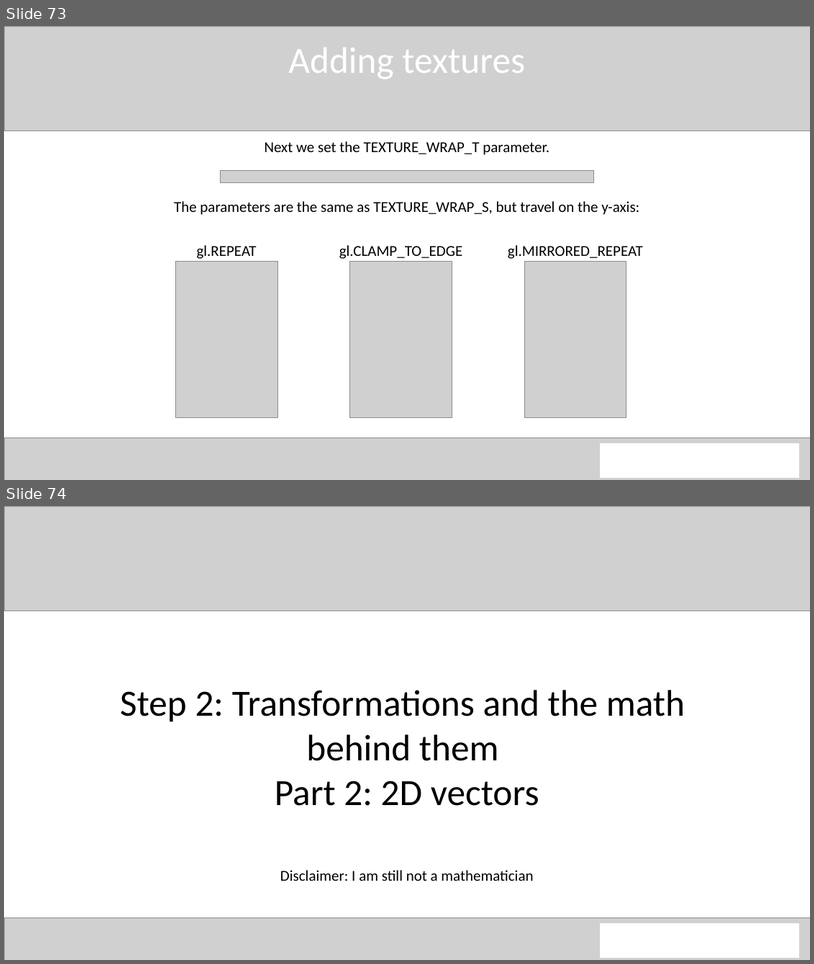
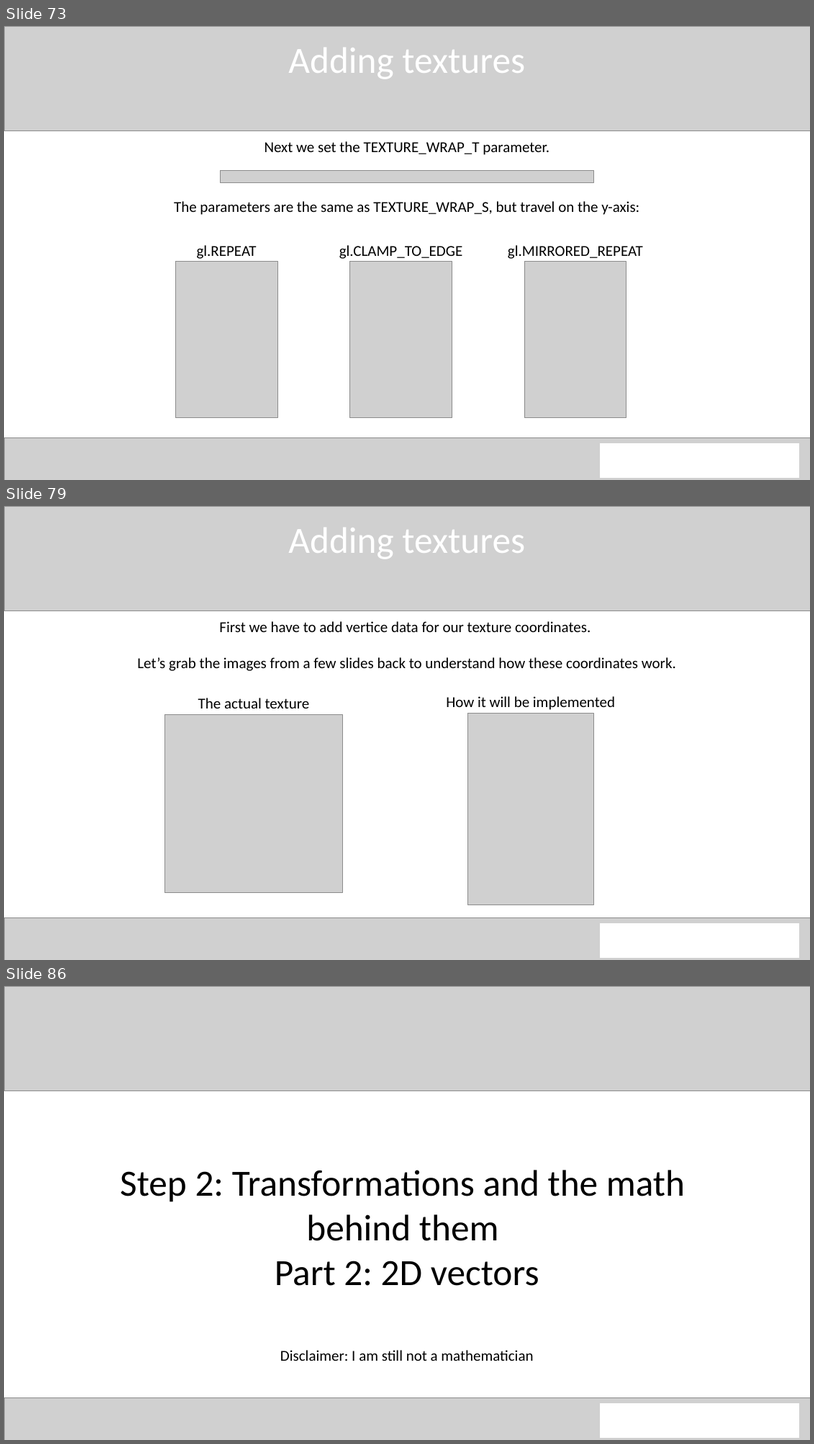
Before and after one commit to QuincyJacobs/WebGLTutorial, a slide deck: Presentation/Presentation WebGL.pptx. Shown one above the other, each under a label of ours: slides 73 and 74 before the commit, slides 73, 79 and 86 after it; the slides between them are not shown. The pictures are 814x964 and 814x1444 pixels, drawn with LibreOffice and Linux fonts; fonts in the diff are those of the drawing; grey boxes stand for pictures. Boxes give left, top, right and bottom in pixels: in the first picture for what was removed or moved away, otherwise in the second. Text is boxed around its words. In the diff, an @@ line names an element or a change of style, - is before the commit and + after.

Commit message:
Powerpoint update
Almost finished up the texture part. This accompanies Example 4

```diff
--- a/Presentation/Presentation WebGL.pptx
+++ b/Presentation/Presentation WebGL.pptx
@@ slide 79 added at (4, 506, 810, 960), background #FFFFFF @@
@@ picture added at (4, 506, 810, 611) @@
@@ text added at (288, 528, 525, 559), 44 pt, text #FFFFFF @@
+Adding textures
@@ text added at (137, 621, 676, 671), 18 pt, text #000000 @@
+First we have to add vertice data for our texture coordinates.
+Let’s grab the images from a few slides back to understand how these coordinates work.
@@ text added at (198, 698, 310, 708), 18 pt, text #000000 @@
+The actual texture
@@ text added at (446, 696, 615, 710), 18 pt, text #000000 @@
+How it will be implemented
@@ picture added at (165, 714, 343, 892) @@
@@ picture added at (468, 713, 594, 905) @@
@@ picture added at (4, 917, 810, 960) @@
@@ rectangle added at (600, 924, 800, 957), fill #FFFFFF, outline #FFFFFF 1 pt @@
@@ what was slide 74 is now slide 86 @@
```
Also in this commit, not shown: 11 other slides added.
